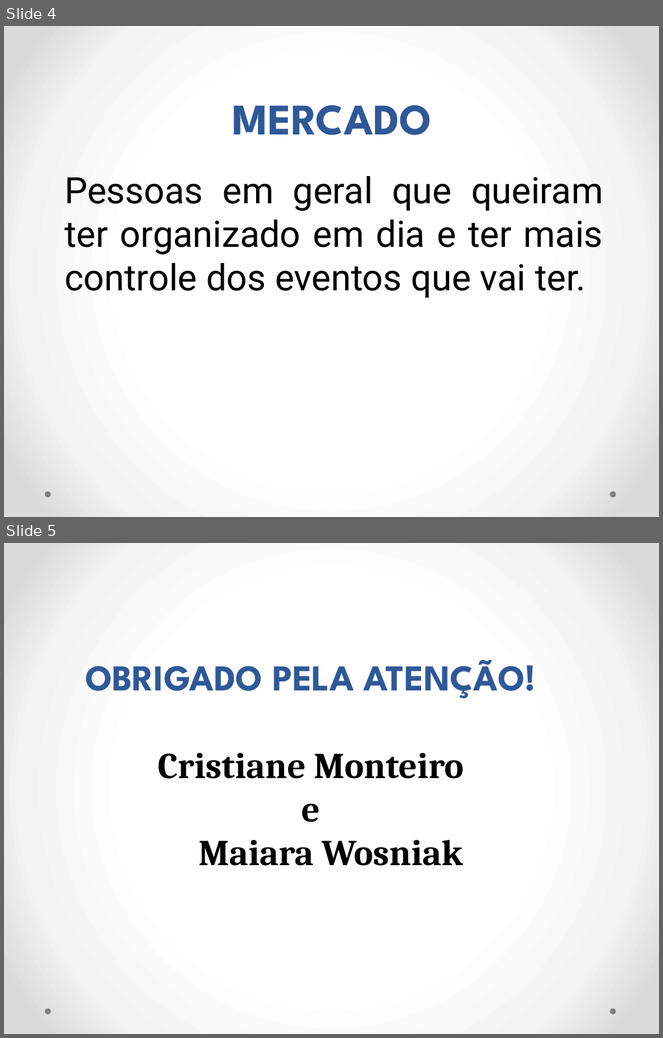
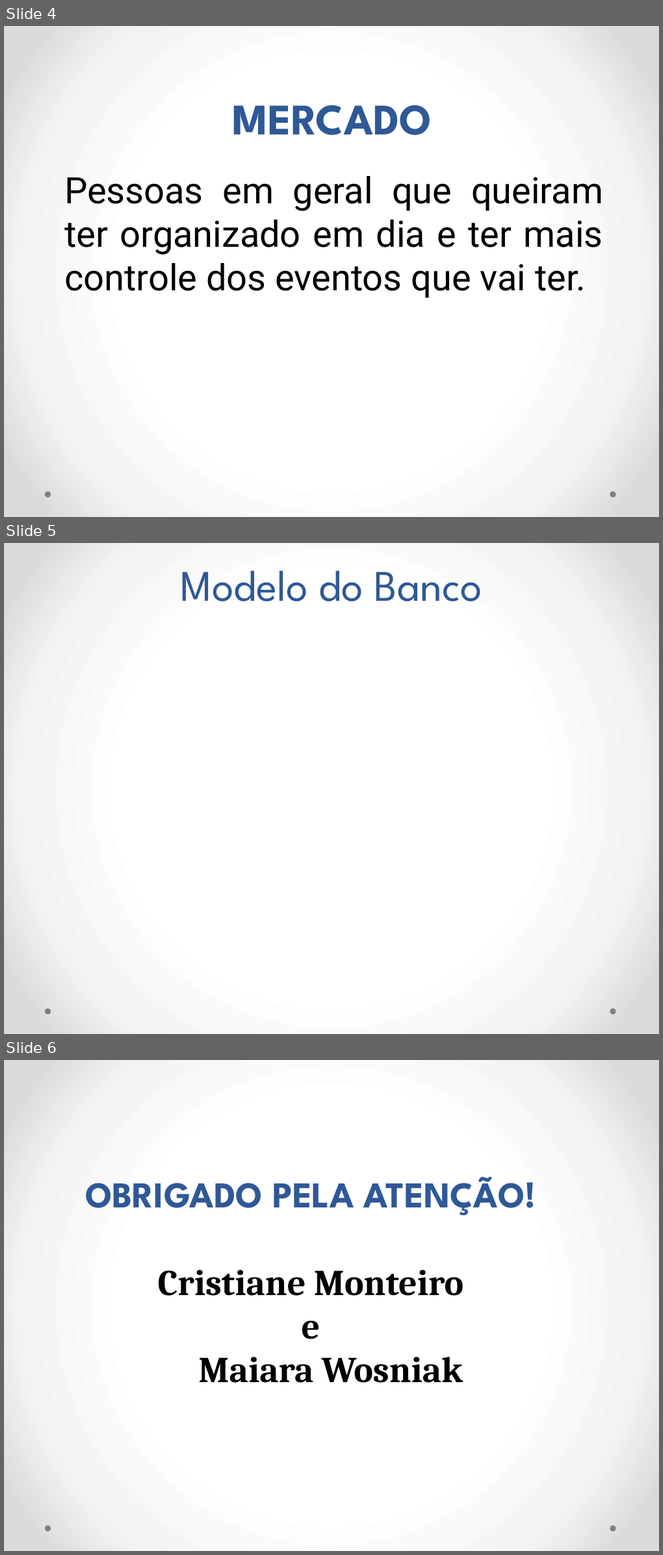
Before and after one commit to ProjetoAC/Maiara-UltraFest, a slide deck: Slides do curso Aprender e Crescer.pptx. Shown one above the other, each under a label of ours: slides 4 and 5 before the commit, slides 4, 5 and 6 after it. The pictures are 663x1038 and 663x1555 pixels, drawn with LibreOffice and Linux fonts; fonts in the diff are those of the drawing; background and template pictures are left out. Boxes give left, top, right and bottom in pixels: in the first picture for what was removed or moved away, otherwise in the second. Text is boxed around its words. In the diff, an @@ line names an element or a change of style, - is before the commit and + after.

Commit message:
Slide UltraFest

```diff
--- a/Slides do curso Aprender e Crescer.pptx
+++ b/Slides do curso Aprender e Crescer.pptx
@@ slide 5 added at <box>4,543,659,1034</box>, background picture (left out); not listed: 2 template elements that a slide beside it also shows @@
@@ title added at <box>180,570,482,601</box>, 48 pt, text #2F5897 @@
+Modelo do Banco
@@ what was slide 5 is now slide 6 @@
```
